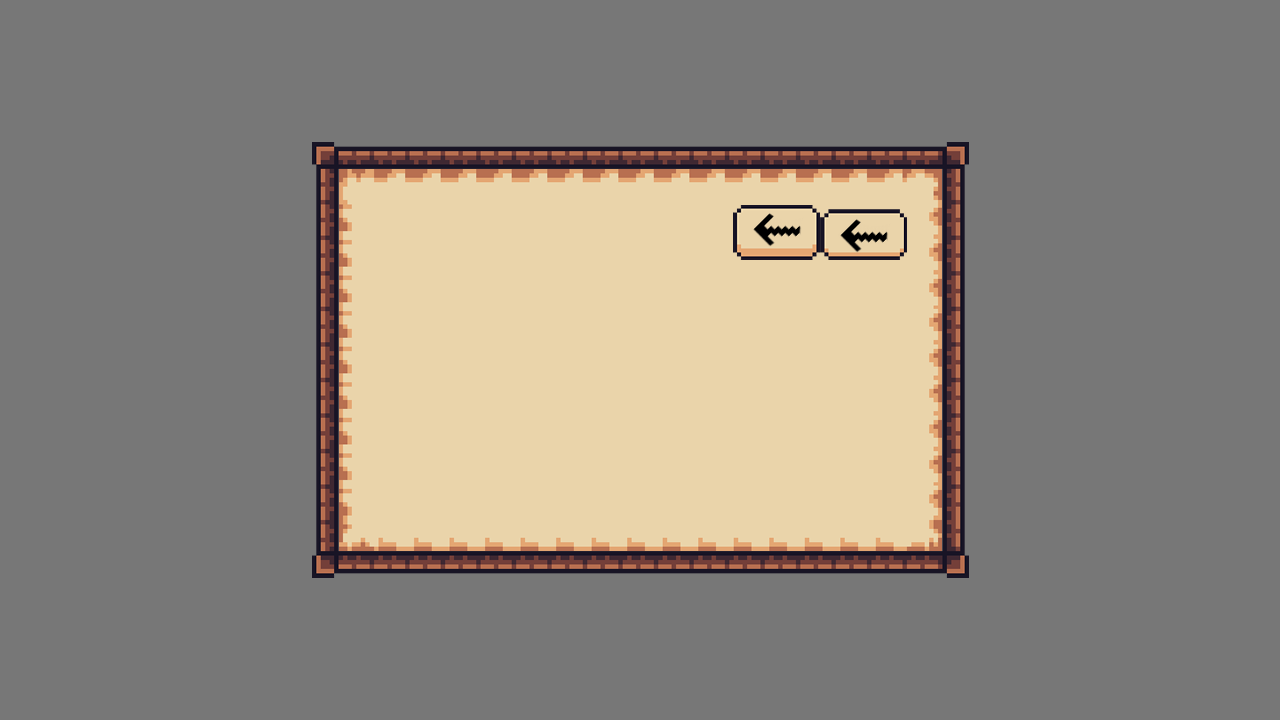
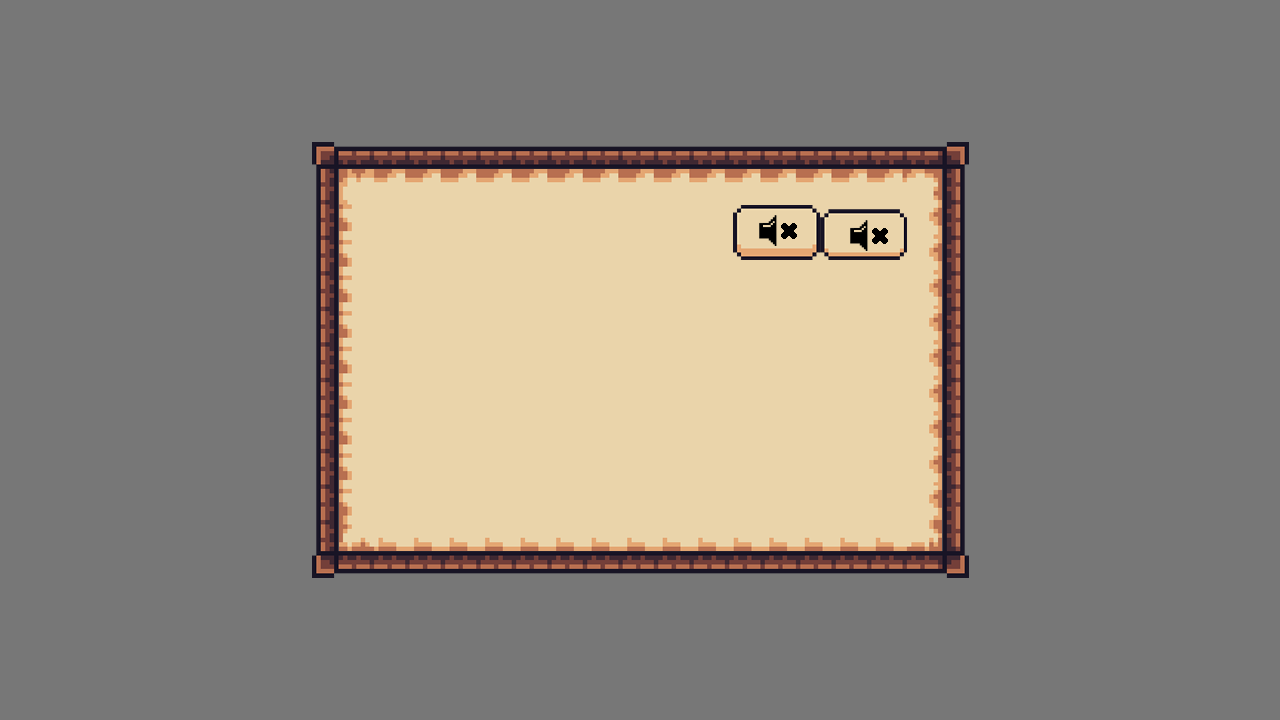
Revision of a layered 1280×720 image; what changed, layer by layer:
added layer "mute copia" (1st of 2, in "cerrar") in group "cerrar" over 872, 228, 888, 244
added layer "mute copia" (2nd of 2, in "cerrar") in group "cerrar" over 850, 220, 872, 251
added layer "mute" (1st of 3, in "cerrar") in group "cerrar" over 781, 223, 797, 239
added layer "mute" (3rd of 3, in "cerrar") in group "cerrar" over 759, 215, 781, 246
hid "flecha" (1st of 2, in "cerrar") over 840, 219, 889, 253
hid "flecha" (2nd of 2, in "cerrar") over 753, 213, 802, 247
